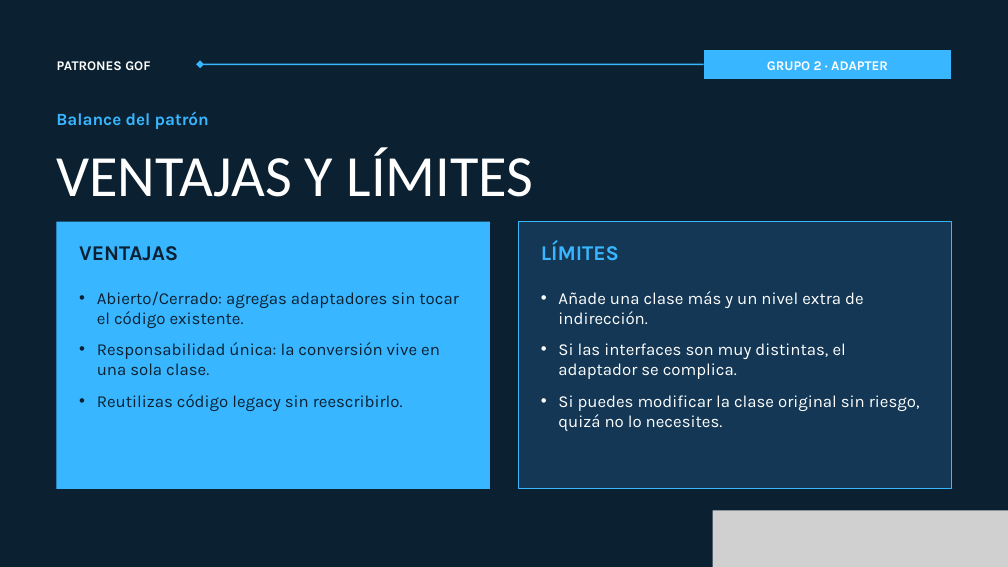
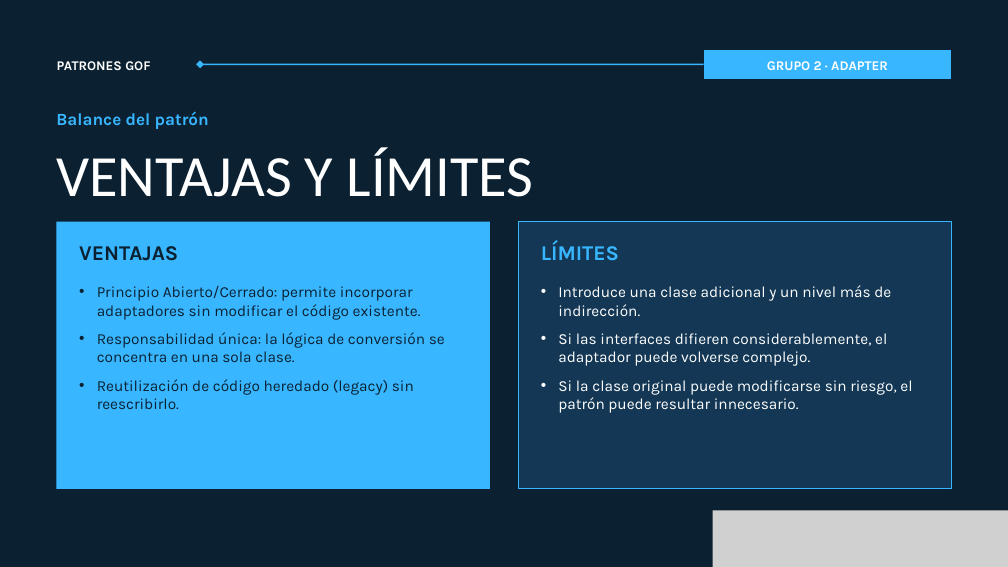
Before and after one commit to RaysonLopez/PatronesEstructurales_Grupo2, a slide deck: slide 8 of Presentacion/Presentacion_Patron_Adapter_Grupo2.pptx. Drawn at 1008x567 pixels with LibreOffice and Linux fonts; fonts in the diff are those of the drawing; grey boxes stand for pictures. Boxes give left, top, right and bottom in pixels: in the first picture for what was removed or moved away, otherwise in the second. Text is boxed around its words. In the diff, an @@ line names an element or a change of style, - is before the commit and + after.

```diff
--- a/Presentacion/Presentacion_Patron_Adapter_Grupo2.pptx
+++ b/Presentacion/Presentacion_Patron_Adapter_Grupo2.pptx
@@ text at box(97, 286, 445, 409): text changed; size 24 to 22 pt @@
-• Abierto/Cerrado: agregas adaptadores sin tocar el código existente.
-• Responsabilidad única: la conversión vive en una sola clase.
-• Reutilizas código legacy sin reescribirlo.
+• Principio Abierto/Cerrado: permite incorporar adaptadores sin modificar el código existente.
+• Responsabilidad única: la lógica de conversión se concentra en una sola clase.
+• Reutilización de código heredado (legacy) sin reescribirlo.
@@ text at box(558, 285, 912, 413): text changed; size 24 to 22 pt @@
-• Añade una clase más y un nivel extra de indirección.
-• Si las interfaces son muy distintas, el adaptador se complica.
-• Si puedes modificar la clase original sin riesgo, quizá no lo necesites.
+• Introduce una clase adicional y un nivel más de indirección.
+• Si las interfaces difieren considerablemente, el adaptador puede volverse complejo.
+• Si la clase original puede modificarse sin riesgo, el patrón puede resultar innecesario.
```
Also in this commit, not shown: 8 other slides changed.
